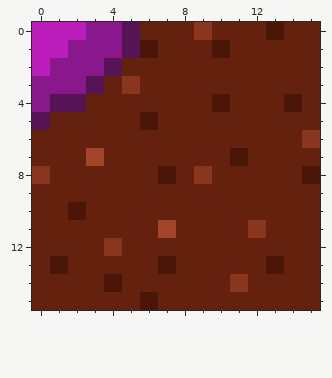
Two versions of one pixel-art sprite, tiles/grass/grass-13.png. That is the earlier state.
The file is 16x16 pixels.
The same view after the edit:
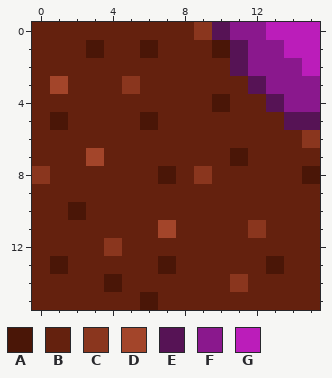
Palette (. is transparent): A #4a1607  B #64210e  C #8a361e  D #a3452a  E #561355  F #8a188d  G #bb1dba
Change:
y 0: x 0..5 GGGFFE -> BBBBBB; x 10..15 BBBABB -> EFFGGG
y 1: x 0..5 GGFFFE -> BBBABB; x 11..15 BBBBB -> EFFGG
y 2: x 0..4 GFFFE -> BBBBB; x 11..15 BBBBB -> EFFFG
y 3: x 0..3 FFFE -> BDBB; x 12..15 BBBB -> EFFF
y 4: x 0..2 FEE -> BBB; x 13..15 BAB -> EFF
y 5: x 0..1 EB -> BA; x 14..15 BB -> EE
Where, in picture pixels (left, top, right, bottom), the same in both pictures:
changed: (32, 22, 140, 130)
changed: (212, 22, 320, 130)
